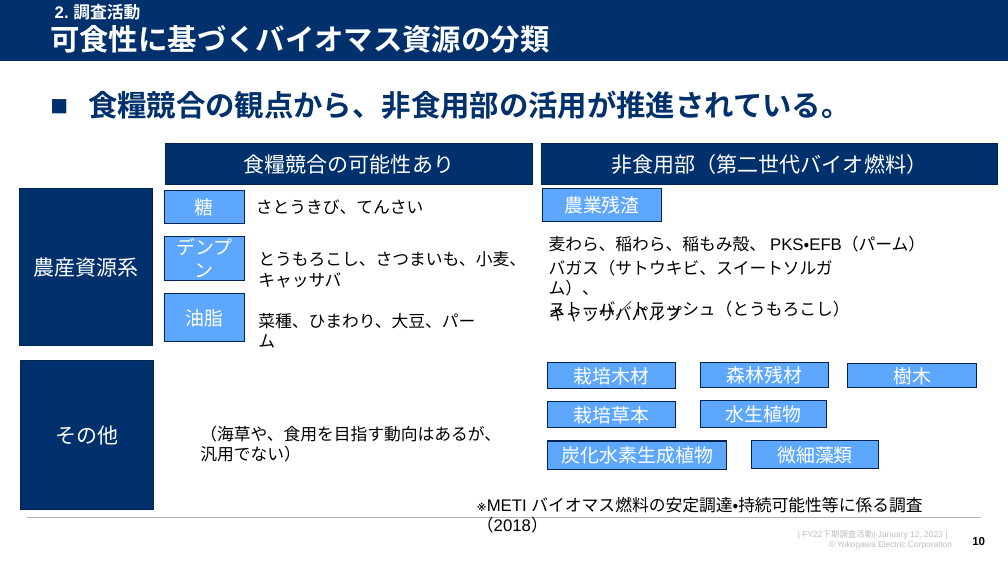
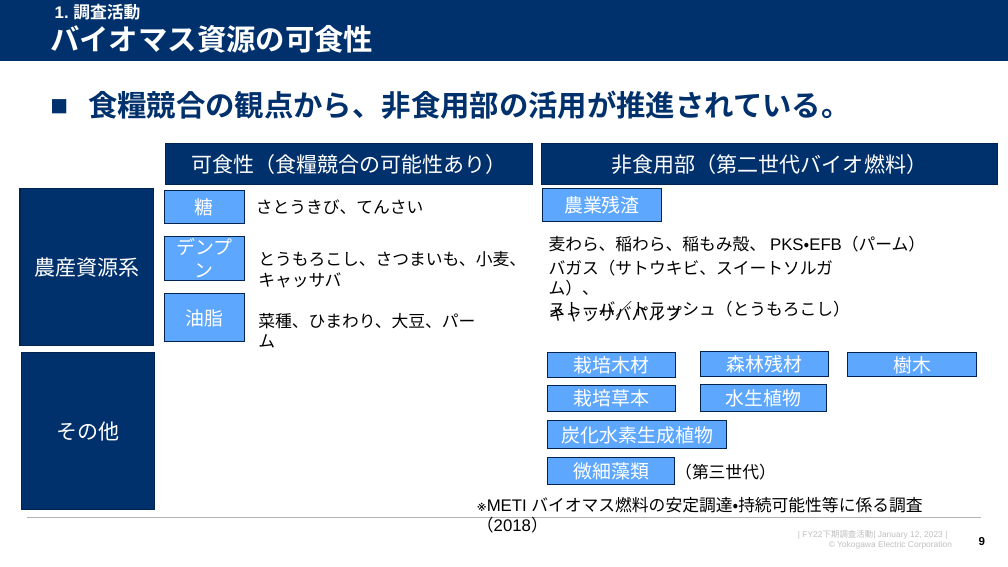
Before and after one commit to watarukumagai-git/denovo, a slide deck: slide 9 of survey_doc/230119_人工酵素設計_進捗報告_rev.0.pptx (slide 10 before the commit). Drawn at 1008x567 pixels with LibreOffice and Linux fonts; fonts in the diff are those of the drawing; background and template pictures are left out. Boxes give left, top, right and bottom in pixels: in the first picture for what was removed or moved away, otherwise in the second. Text is boxed around its words. In the diff, an @@ line names an element or a change of style, - is before the commit and + after.

```diff
--- a/survey_doc/230119_人工酵素設計_進捗報告_rev.0.pptx
+++ b/survey_doc/230119_人工酵素設計_進捗報告_rev.0.pptx
@@ text at <box>50,25,373,53</box>: text changed @@
-可食性に基づくバイオマス資源の分類
+バイオマス資源の可食性
@@ text at <box>55,1,140,23</box>: text changed @@
-2. 調査活動
+1. 調査活動
@@ text in rectangle at <box>191,154,507,174</box>: text changed @@
-食糧競合の可能性あり
+可食性（食糧競合の可能性あり）
@@ rectangle "その他": place and size @@
-rectangle "その他" at <box>20,361,154,510</box>
+rectangle "その他" at <box>21,353,154,510</box>
@@ 3 rectangles: place and size @@
-3 rectangles at <box>547,363,977,388</box>
+3 rectangles at <box>547,352,977,377</box>
@@ rectangle "栽培草本": place and size @@
-rectangle "栽培草本" at <box>547,402,676,428</box>
+rectangle "栽培草本" at <box>547,385,676,411</box>
@@ rectangle "水生植物": place and size @@
-rectangle "水生植物" at <box>700,401,827,428</box>
+rectangle "水生植物" at <box>700,385,827,412</box>
@@ text removed at <box>200,425,501,462</box> @@
-（海草や、食用を目指す動向はあるが、汎用でない）
@@ rectangle "炭化水素生成植物": place and size @@
-rectangle "炭化水素生成植物" at <box>548,441,727,470</box>
+rectangle "炭化水素生成植物" at <box>548,420,727,449</box>
@@ rectangle "微細藻類": place and size @@
-rectangle "微細藻類" at <box>752,441,879,468</box>
+rectangle "微細藻類" at <box>548,458,675,485</box>
@@ text added at <box>675,463,776,480</box>, 16 pt, text #000000 @@
+（第三世代）
@@ page number at <box>979,536,985,548</box>: text changed @@
-10
+9
```
Also in this commit, not shown: 8 other slides changed, 5 slides added, 6 slides removed.
